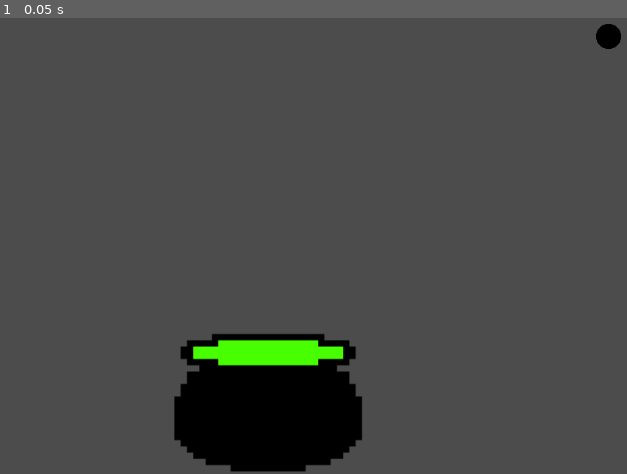
Above: before the commit, frame 1.
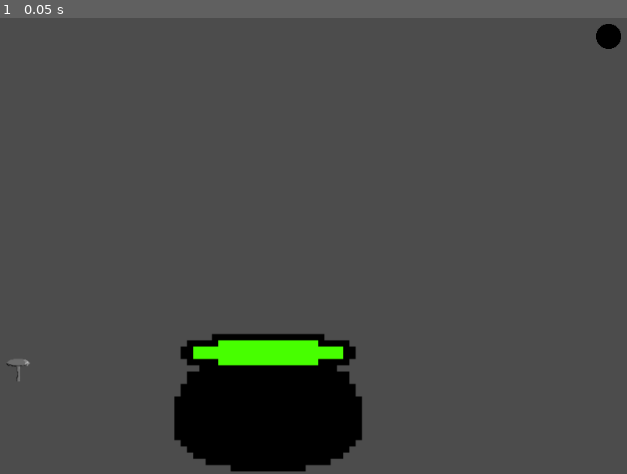
Above: after the commit, the same moment.

Repository: jorisslob/Witches-Triangle
Game: Godot game, scene res://GameScene.tscn
Same seed, same stepped clock (60 frames per second), same inputs: the game is played once before the commit and once after it.
Inputs:
- Up to frame 1 (0.05 s): no input

The runs differ from the first frame. In frame 1, less than 0.1% of the frame differs, in the area x 1-5%, y 74-80%.

Commit message:
Added dragable mushroom

Diff:
--- a/GameScene.tscn
+++ b/GameScene.tscn
@@ -1,10 +1,17 @@
-[gd_scene load_steps=3 format=2]
+[gd_scene load_steps=5 format=2]
 
 [ext_resource path="res://Moon.tscn" type="PackedScene" id=1]
 [ext_resource path="res://Cauldron.tscn" type="PackedScene" id=2]
+[ext_resource path="res://Mushroom.tscn" type="PackedScene" id=3]
+[ext_resource path="res://drag and drop.gd" type="Script" id=4]
 
 [node name="GameScene" type="Node2D"]
 
 [node name="Cauldron" parent="." instance=ExtResource( 2 )]
 
 [node name="Moon" parent="." instance=ExtResource( 1 )]
+
+[node name="Area2D" parent="." instance=ExtResource( 3 )]
+position = Vector2( 215.246, 467.358 )
+script = ExtResource( 4 )
+[connection signal="input_event" from="Area2D" to="Area2D" method="_on_KinematicBody2D_input_event"]
--- /dev/null
+++ b/Mushroom.tscn
@@ -0,0 +1,15 @@
+[gd_scene load_steps=3 format=2]
+
+[ext_resource path="res://images/Gray Mushroom.png" type="Texture" id=1]
+
+[sub_resource type="RectangleShape2D" id=1]
+extents = Vector2( 16.5163, 15.603 )
+
+[node name="KinematicBody2D" type="KinematicBody2D"]
+input_pickable = true
+
+[node name="CollisionShape2D" type="CollisionShape2D" parent="."]
+shape = SubResource( 1 )
+
+[node name="Sprite" type="Sprite" parent="."]
+texture = ExtResource( 1 )
--- /dev/null
+++ b/drag and drop.gd
@@ -0,0 +1,30 @@
+extends KinematicBody2D
+
+var dragging = false
+
+signal dragsignal;
+
+func _ready():
+	connect("dragsignal",self,"_set_drag_pc")
+
+
+func _process(delta):
+	if dragging:
+		var mousepos = get_viewport().get_mouse_position()
+		self.position = Vector2(mousepos.x, mousepos.y)
+
+
+
+func _set_drag_pc():
+	dragging=!dragging
+
+
+func _on_KinematicBody2D_input_event(viewport, event, shape_idx):
+	if event is InputEventMouseButton:
+		if event.button_index == BUTTON_LEFT and event.pressed:
+			emit_signal("dragsignal")
+		elif event.button_index == BUTTON_LEFT and !event.pressed:
+			emit_signal("dragsignal")
+	elif event is InputEventScreenTouch:
+		if event.pressed and event.get_index() == 0:
+			self.position = event.get_position()
Binary file added: images/Gray Mushroom.png
Not shown, added: images/Gray Mushroom.png.import
